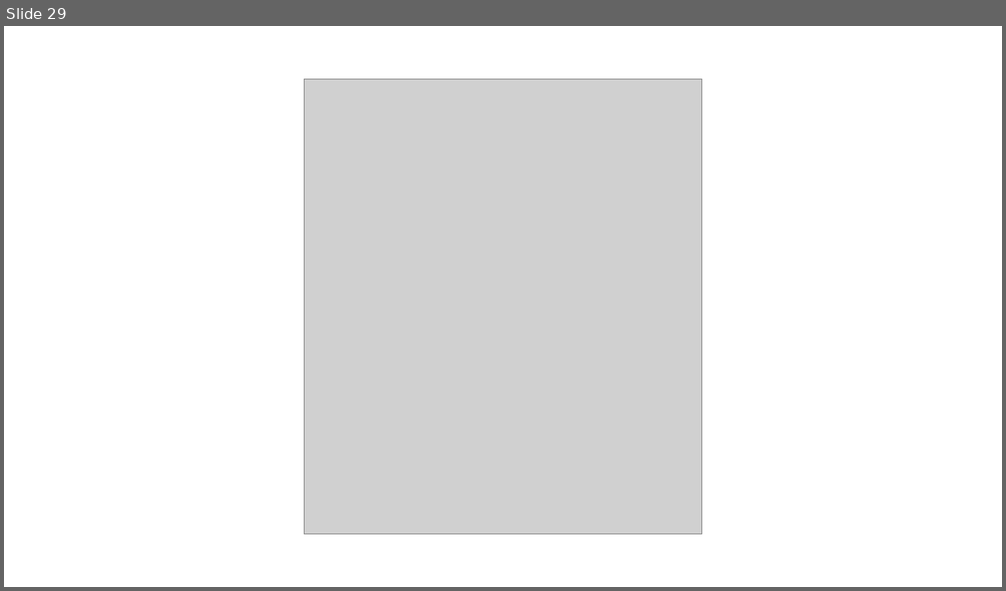
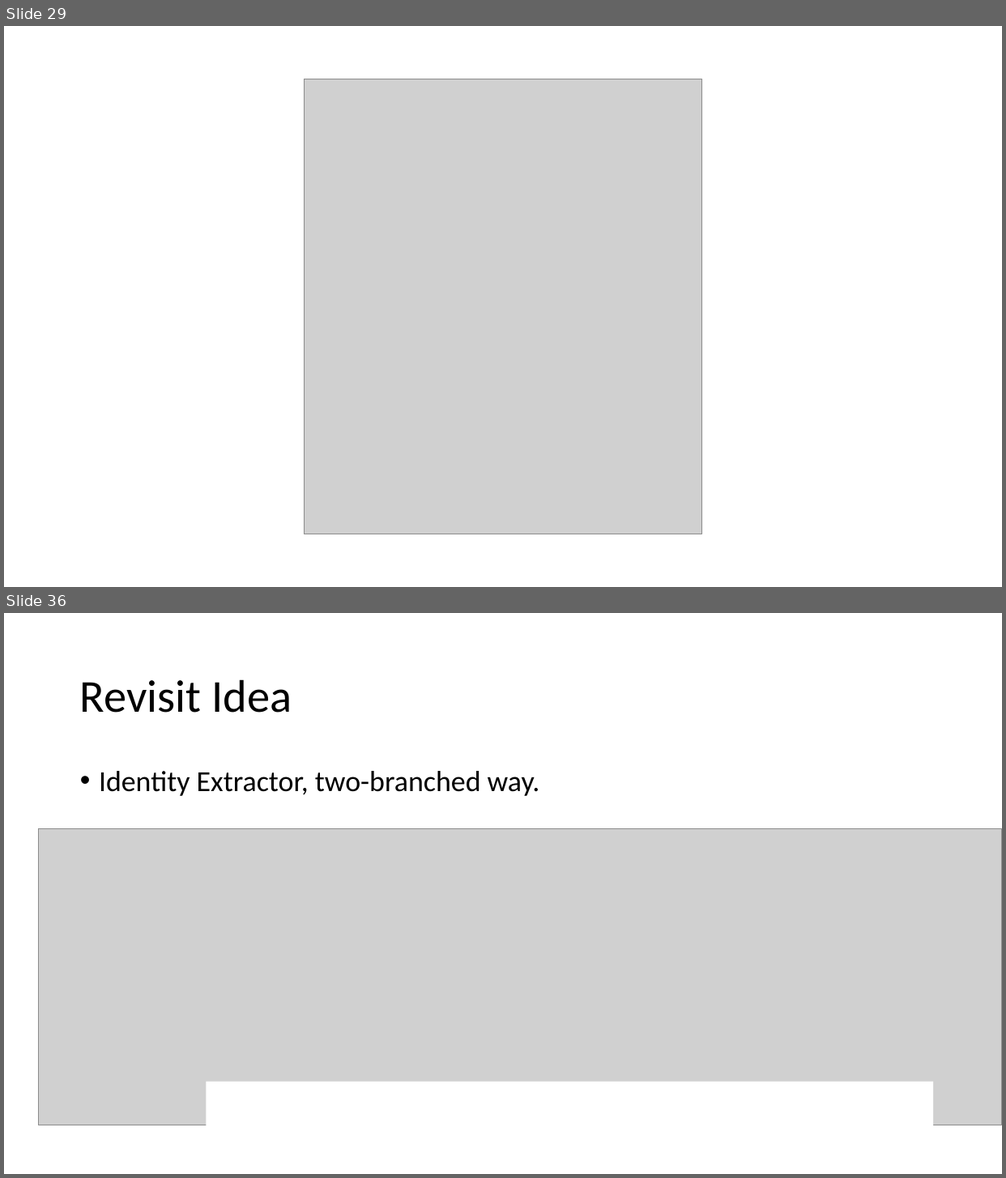
Before and after one commit to Z1hanW/Z1hanW.github.io, a slide deck: img/headers/Presentation_During_Meeting [Auto-saved].pptx. Shown one above the other, each under a label of ours: slide 29 before the commit, slides 29 and 36 after it; the slides between them are not shown. The pictures are 1006x591 and 1006x1178 pixels, drawn with LibreOffice and Linux fonts; fonts in the diff are those of the drawing; grey boxes stand for pictures. Boxes give left, top, right and bottom in pixels: in the first picture for what was removed or moved away, otherwise in the second. Text is boxed around its words. In the diff, an @@ line names an element or a change of style, - is before the commit and + after.

```diff
--- a/img/headers/Presentation_During_Meeting [Auto-saved].pptx
+++ b/img/headers/Presentation_During_Meeting [Auto-saved].pptx
@@ slide 36 added at box(4, 613, 1002, 1174), background #FFFFFF @@
@@ title added at box(80, 679, 292, 713), 44 pt, text #000000 @@
+Revisit Idea
@@ text added at box(99, 771, 540, 796), 28 pt, text #000000 @@
+• Identity Extractor, two-branched way.
@@ picture added at box(39, 828, 1002, 1125) @@
@@ rectangle added at box(206, 1082, 934, 1160), fill #FFFFFF @@
```
Also in this commit, not shown: 8 other slides added, 4 other files.
